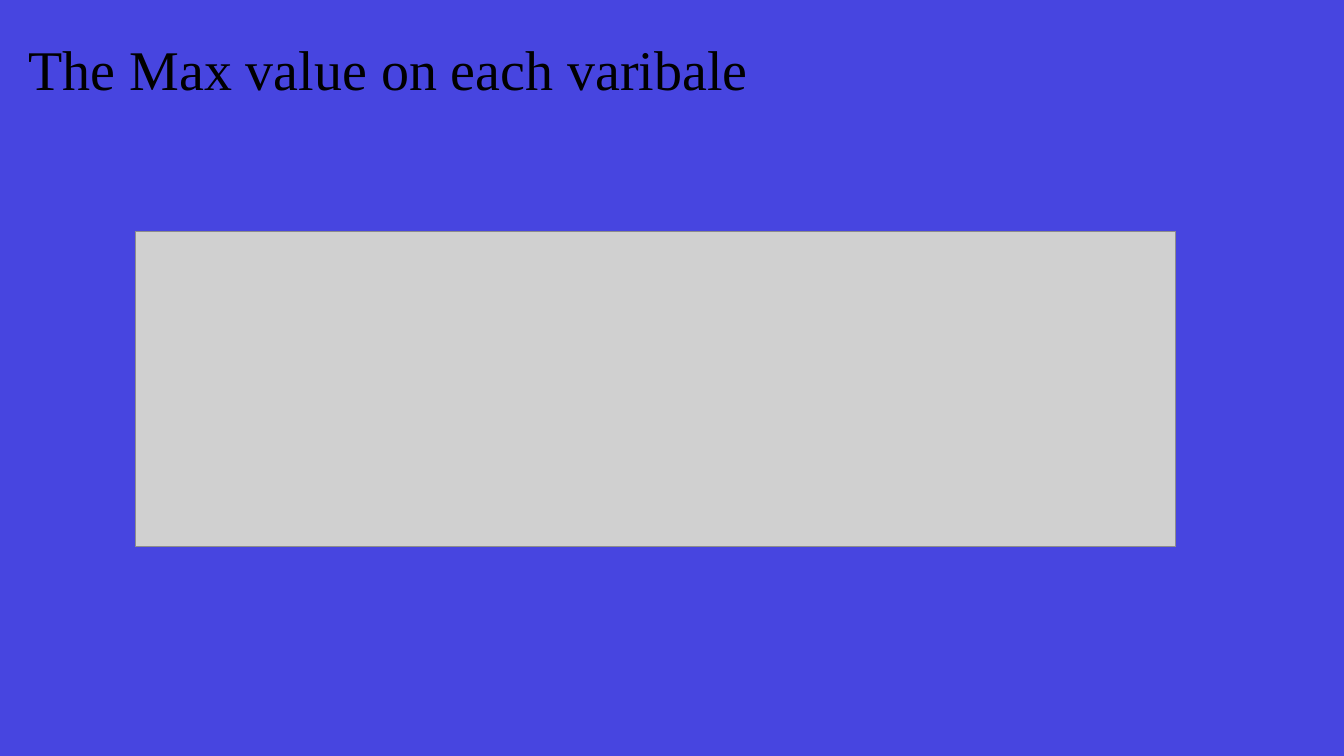
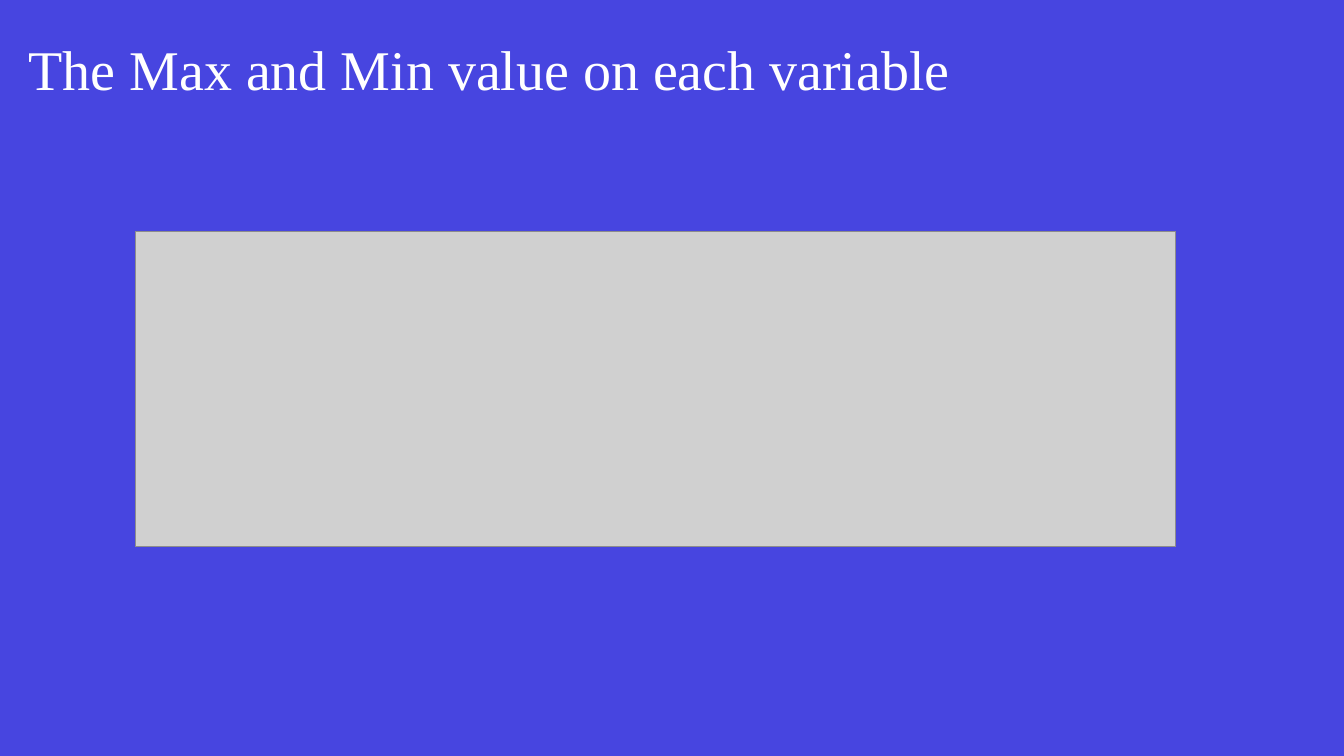
Before and after one commit to IronSnow02/EC-Graduate-Project, a slide deck: slide 9 of EC499.pptx (slide 6 before the commit). Drawn at 1344x756 pixels with LibreOffice and Linux fonts; fonts in the diff are those of the drawing; grey boxes stand for pictures; background and template pictures are left out. Boxes give left, top, right and bottom in pixels: in the first picture for what was removed or moved away, otherwise in the second. Text is boxed around its words. In the diff, an @@ line names an element or a change of style, - is before the commit and + after.

```diff
--- a/EC499.pptx
+++ b/EC499.pptx
@@ text at (x1=29, y1=51, x2=949, y2=91): text changed; text colour #000000 to #FFFFFF @@
-The Max value on each varibale
+The Max and Min value on each variable
```
Also in this commit, not shown: 5 other slides changed, 11 slides added, 6 slides removed.
